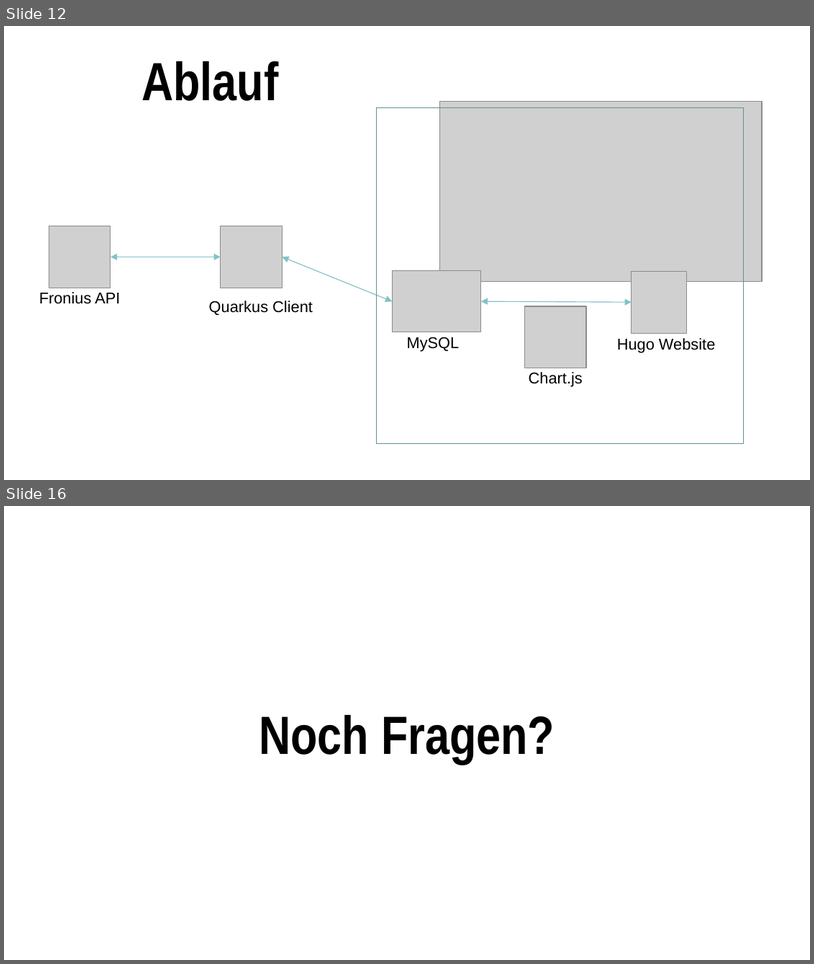
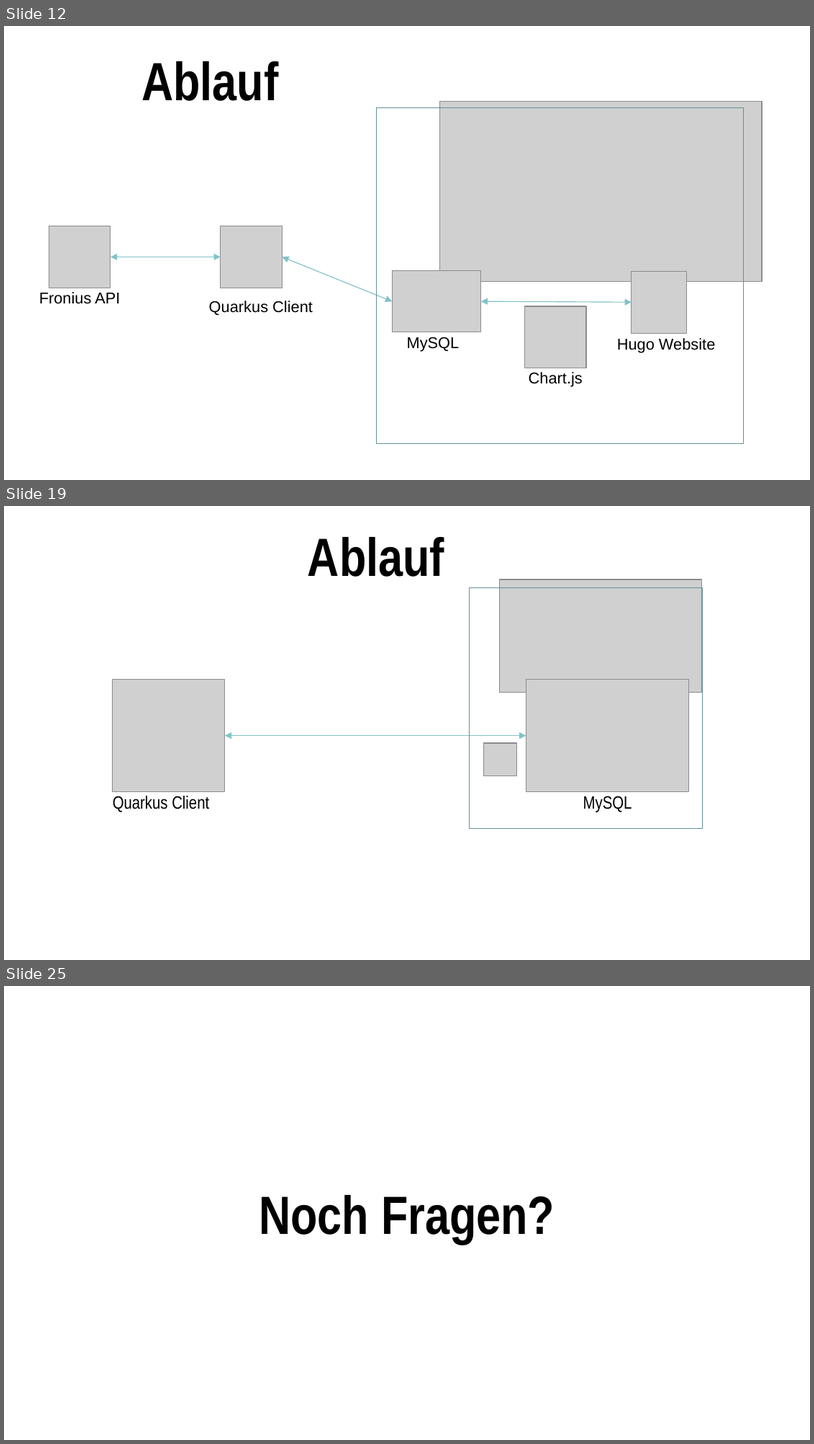
Before and after one commit to Team-Pv-Visualizer/PV-Visualizer, a slide deck: Documents/PVV_Project_Award.pptx. Shown one above the other, each under a label of ours: slides 12 and 16 before the commit, slides 12, 19 and 25 after it; the slides between them are not shown. The pictures are 814x964 and 814x1444 pixels, drawn with LibreOffice and Linux fonts; fonts in the diff are those of the drawing; grey boxes stand for pictures; background and template pictures are left out. Boxes give left, top, right and bottom in pixels: in the first picture for what was removed or moved away, otherwise in the second. Text is boxed around its words. In the diff, an @@ line names an element or a change of style, - is before the commit and + after.

```diff
--- a/Documents/PVV_Project_Award.pptx
+++ b/Documents/PVV_Project_Award.pptx
@@ slide 19 added at <box>4,506,810,960</box>, background #FFFFFF @@
@@ title added at <box>308,537,445,577</box>, 48 pt, text #000000, bold @@
+Ablauf
@@ rectangle added at <box>469,587,702,828</box>, outline #649297 0.25 pt @@
@@ picture added at <box>500,579,702,692</box> @@
@@ picture added at <box>112,679,225,791</box> @@
@@ picture added at <box>527,679,689,791</box> @@
@@ double arrow added from (225, 735) to (527, 735), #82C3C9 0.75 pt @@
@@ picture added at <box>484,743,517,776</box> @@
@@ text added at <box>113,795,209,812</box>, 16 pt, text #000000 @@
+Quarkus Client
@@ text added at <box>584,795,633,812</box>, 16 pt, text #000000 @@
+MySQL
@@ what was slide 16 is now slide 25 @@
```
Also in this commit, not shown: 5 slides changed, 10 other slides added, 2 slides removed, 1 other file.
